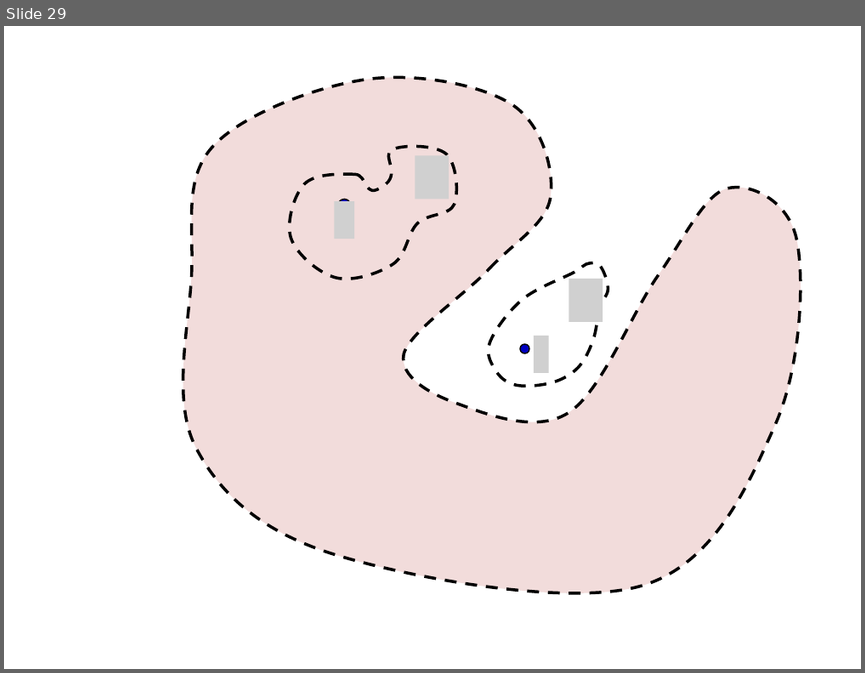
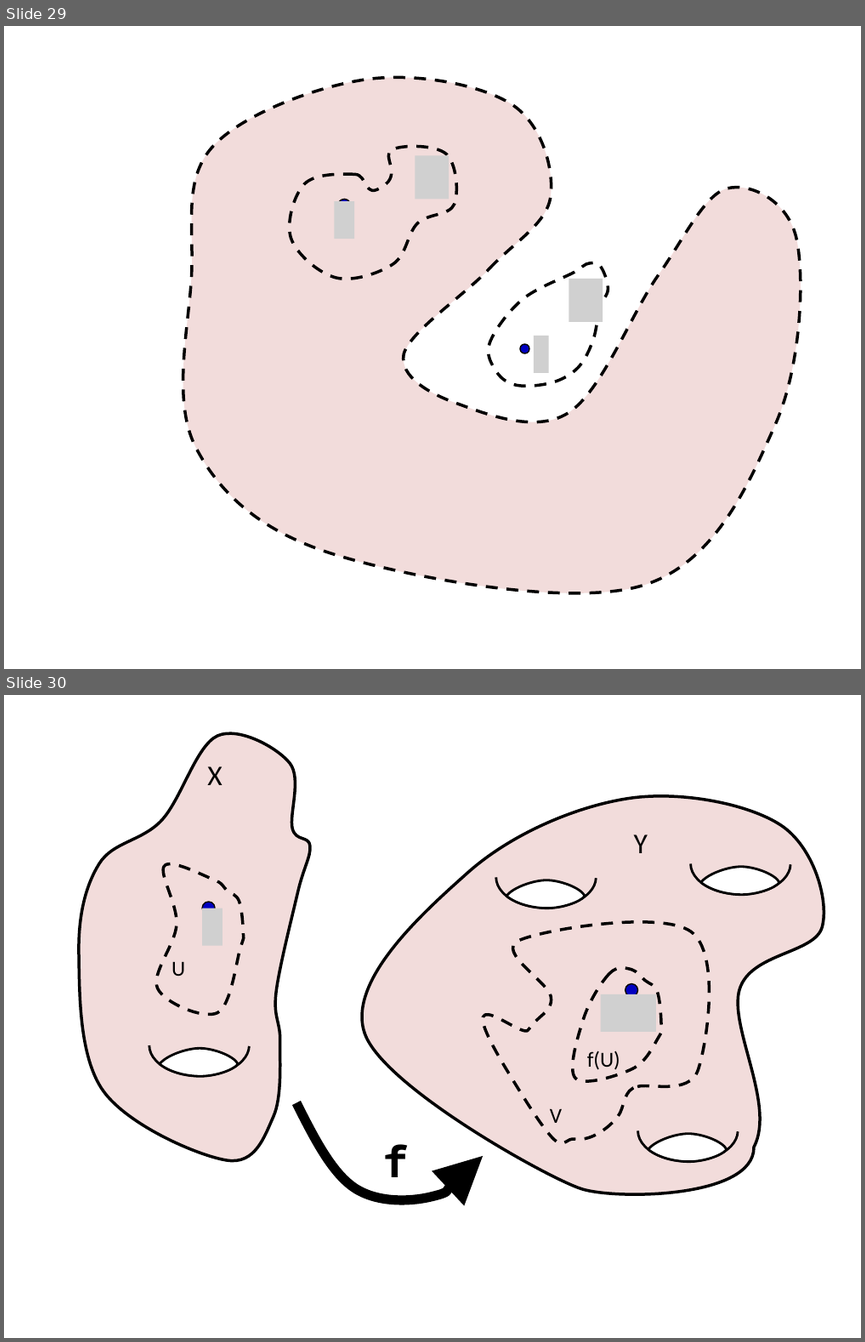
Before and after one commit to lutteropp/GeoTopo, a slide deck: images/Bilder.pptx. Shown one above the other, each under a label of ours: slide 29 before the commit, slides 29 and 30 after it. The pictures are 865x673 and 865x1342 pixels, drawn with LibreOffice and Linux fonts; fonts in the diff are those of the drawing; grey boxes stand for pictures. Boxes give left, top, right and bottom in pixels: in the first picture for what was removed or moved away, otherwise in the second. Text is boxed around its words. In the diff, an @@ line names an element or a change of style, - is before the commit and + after.

```diff
--- a/images/Bilder.pptx
+++ b/images/Bilder.pptx
@@ slide 30 added at <box>4,695,861,1338</box>, background #FFFFFF @@
@@ freeform shape added at <box>79,733,310,1161</box>, fill #F2DCDB, outline #000000 2.5 pt @@
@@ text added at <box>207,766,222,785</box>, 24 pt, text #000000 @@
+X
@@ freeform shape added at <box>362,796,824,1195</box>, fill #F2DCDB, outline #000000 2.5 pt @@
@@ arc (boxed as its full ellipse) added at <box>496,846,596,907</box>, outline #000000 2 pt @@
@@ text added at <box>634,834,647,853</box>, 24 pt, text #000000 @@
+Y
@@ arc (boxed as its full ellipse) added at <box>690,833,790,894</box>, outline #000000 2 pt @@
@@ freeform shape added at <box>156,864,244,1014</box>, outline #000000 2.5 pt dashed @@
@@ freeform shape added at <box>701,867,779,895</box>, fill #FFFFFF, outline #000000 2 pt @@
@@ freeform shape added at <box>506,880,585,908</box>, fill #FFFFFF, outline #000000 2 pt @@
@@ ellipse added at <box>202,902,215,914</box>, fill #0000C0, outline #000000 1 pt @@
@@ picture added at <box>202,908,222,946</box> @@
@@ freeform shape added at <box>483,922,710,1143</box>, outline #000000 2.5 pt dashed @@
@@ text added at <box>171,961,185,975</box>, 18 pt, text #000000 @@
+U
@@ freeform shape added at <box>572,968,661,1081</box>, outline #000000 2.5 pt dashed @@
@@ picture added at <box>601,994,656,1032</box> @@
@@ ellipse added at <box>625,984,638,997</box>, fill #0000C0, outline #000000 1 pt @@
@@ arc (boxed as its full ellipse) added at <box>148,1015,249,1076</box>, outline #000000 2 pt @@
@@ freeform shape added at <box>160,1048,239,1077</box>, fill #FFFFFF, outline #000000 2 pt @@
@@ text added at <box>587,1050,620,1070</box>, 18 pt, text #000000 @@
+f(U)
@@ arc (boxed as its full ellipse) added at <box>638,1100,738,1161</box>, outline #000000 2 pt @@
@@ freeform shape added at <box>296,1103,482,1201</box>, outline #000000 8 pt @@
@@ text added at <box>550,1108,562,1123</box>, 18 pt, text #000000 @@
+V
@@ text added at <box>382,1144,408,1177</box>, 36 pt, text #000000, bold @@
+f
@@ freeform shape added at <box>648,1134,727,1162</box>, fill #FFFFFF, outline #000000 2 pt @@
```
Also in this commit, not shown: 2 other slides added, 3 slides removed, 9 other files.
